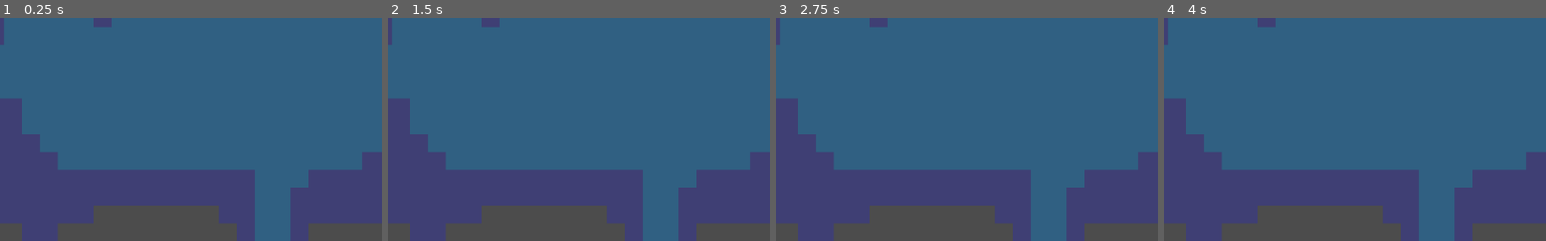
Above: before the commit, frames 1-4 (left to right).
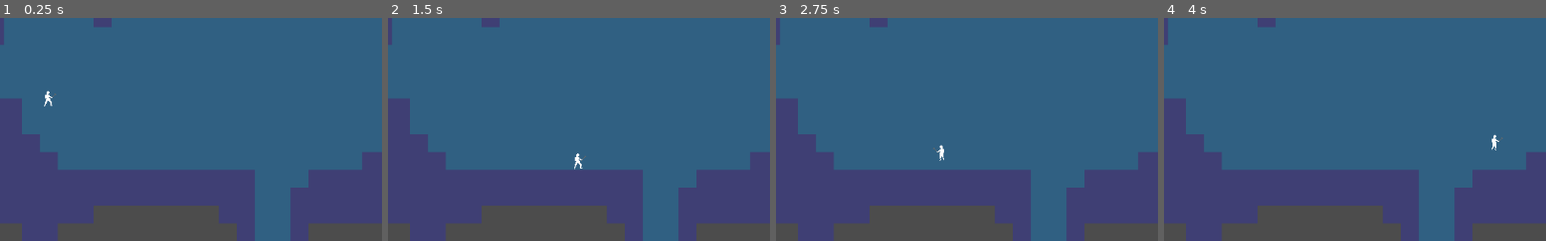
Above: after the commit, the same moments.

Repository: dedekm/ld50
Game: Godot game, scene res://src/Level.tscn
Two runs of this game, one before a commit and one after it. Both use one fixed random seed, a clock stepped at 60 frames per second and the inputs below.
Inputs:
- Up to frame 1 (0.25 s): no input
- Up to frame 2 (1.5 s): tap Enter at 0.5, 1.35 s; hold Right (ui_right) from 0.53 s (still down); tap Space (action) at 0.6 s; tap Up (ui_up) at 0.77 s
- Up to frame 3 (2.75 s): tap Up (ui_up) at 1.52 s; tap Space (action) at 2, 2.1 s; release Right (ui_right) at 2.03 s; hold Left (ui_left) from 2.03 s (still down)
- Up to frame 4 (4 s): tap Enter at 2.75, 2.85 s; release Left (ui_left) at 2.78 s; hold Right (ui_right) from 2.78 s (still down); tap Up (ui_up) at 3.02, 3.77 s; tap Space (action) at 3.5, 3.6 s
The pictures show only the part of the screen within x 6-56%, y 18-68%; the shares and areas given below are measured in that part.

The runs differ from the first frame. In frame 1, less than 0.1% of the frame differs, in the area x 11-15%, y 32-40%; in frame 2, less than 0.1%; in frame 3, less than 0.1%; in frame 4, less than 0.1%.

Commit message:
add hero sprite

Diff:
--- a/src/Player.gd
+++ b/src/Player.gd
@@ -15,6 +15,7 @@
 onready var dialog_canvas := level.get_node("DialogCanvas")
 onready var action_area := $ActionArea
 onready var action_area_shape : CollisionShape2D = action_area.get_node("CollisionShape2D")
+onready var sprite := $AnimatedSprite
 
 func _ready():
   if !level.platformer:
@@ -72,6 +73,16 @@
 
   velocity = move_and_slide(velocity, Vector2.UP)
 
+  if velocity.x != 0 || velocity.y != 0:
+    sprite.play("move")
+  else:
+    sprite.play("idle")
+
+  if velocity.x > 0:
+    sprite.flip_h = false
+  elif velocity.x < 0:
+    sprite.flip_h = true
+
 func _talk_to(npc):
   movement_disabled = true
   npc.speed = 0
--- a/src/Player.tscn
+++ b/src/Player.tscn
@@ -1,12 +1,38 @@
-[gd_scene load_steps=4 format=2]
+[gd_scene load_steps=9 format=2]
 
 [ext_resource path="res://src/Player.gd" type="Script" id=1]
+[ext_resource path="res://assets/hero.png" type="Texture" id=2]
 
 [sub_resource type="RectangleShape2D" id=1]
 extents = Vector2( 12, 12 )
 
 [sub_resource type="RectangleShape2D" id=2]
 extents = Vector2( 12, 12 )
+
+[sub_resource type="AtlasTexture" id=3]
+atlas = ExtResource( 2 )
+region = Rect2( 0, 0, 24, 24 )
+
+[sub_resource type="AtlasTexture" id=4]
+atlas = ExtResource( 2 )
+region = Rect2( 0, 0, 24, 24 )
+
+[sub_resource type="AtlasTexture" id=5]
+atlas = ExtResource( 2 )
+region = Rect2( 24, 0, 24, 24 )
+
+[sub_resource type="SpriteFrames" id=6]
+animations = [ {
+"frames": [ SubResource( 3 ) ],
+"loop": true,
+"name": "idle",
+"speed": 5.0
+}, {
+"frames": [ SubResource( 4 ), SubResource( 5 ) ],
+"loop": true,
+"name": "move",
+"speed": 5.0
+} ]
 
 [node name="Player" type="KinematicBody2D"]
 script = ExtResource( 1 )
@@ -21,4 +47,8 @@
 shape = SubResource( 2 )
 disabled = true
 
+[node name="AnimatedSprite" type="AnimatedSprite" parent="."]
+frames = SubResource( 6 )
+animation = "move"
+
 [connection signal="area_entered" from="ActionArea" to="." method="_on_ActionArea_area_entered"]
Binary file added: assets/hero.png
Not shown, added: assets/hero.png.import
